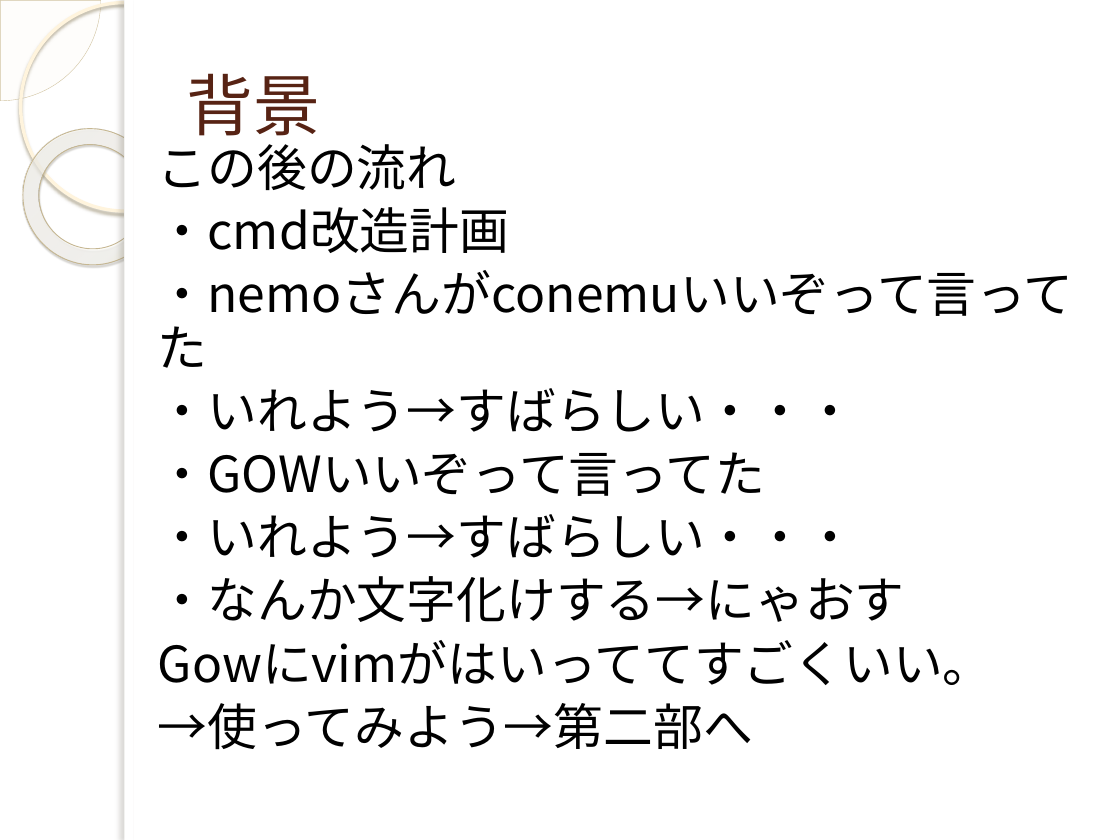
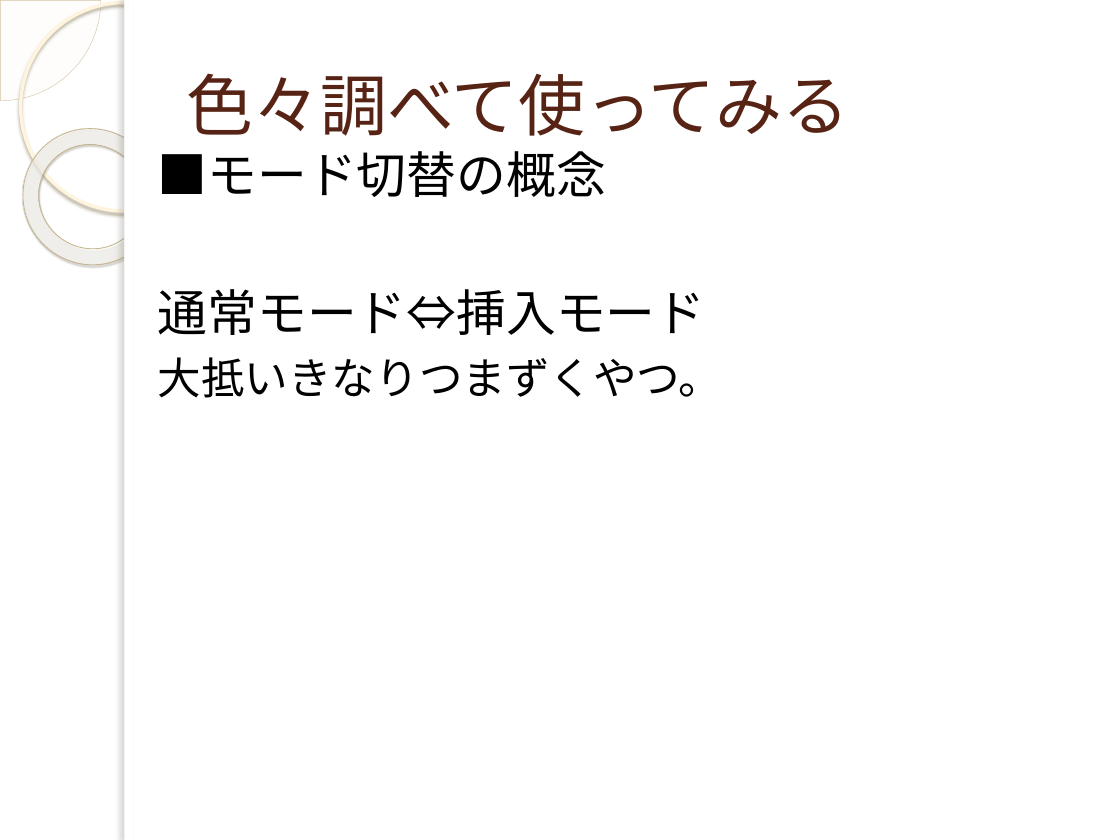
Before and after one commit to yuridonus/FEstudy, a slide deck: slide 16 of vimmer.pptx (slide 15 before the commit). Drawn at 1120x840 pixels with LibreOffice and Linux fonts; fonts in the diff are those of the drawing; background and template pictures are left out. Boxes give left, top, right and bottom in pixels: in the first picture for what was removed or moved away, otherwise in the second. Text is boxed around its words. In the diff, an @@ line names an element or a change of style, - is before the commit and + after.

```diff
--- a/vimmer.pptx
+++ b/vimmer.pptx
@@ title at box(187, 73, 849, 136): text changed @@
-背景
+色々調べて使ってみる
@@ text at box(158, 151, 722, 398): text changed @@
-この後の流れ
-・cmd改造計画
-・nemoさんがconemuいいぞって言ってた
-・いれよう→すばらしい・・・
-・GOWいいぞって言ってた
-・いれよう→すばらしい・・・
-・なんか文字化けする→にゃおす
-Gowにvimがはいっててすごくいい。
-→使ってみよう→第二部へ
+■モード切替の概念
+通常モード⇔挿入モード
+大抵いきなりつまずくやつ。
```
Also in this commit, not shown: 5 other slides changed, 8 slides added, 2 slides removed.
